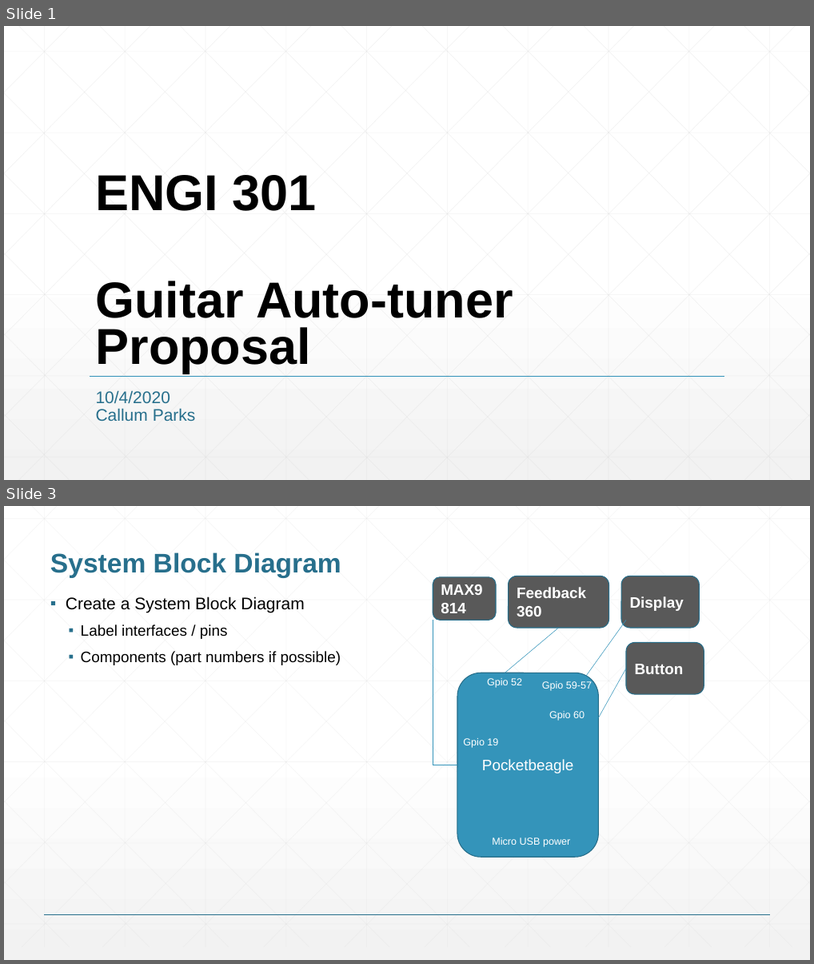
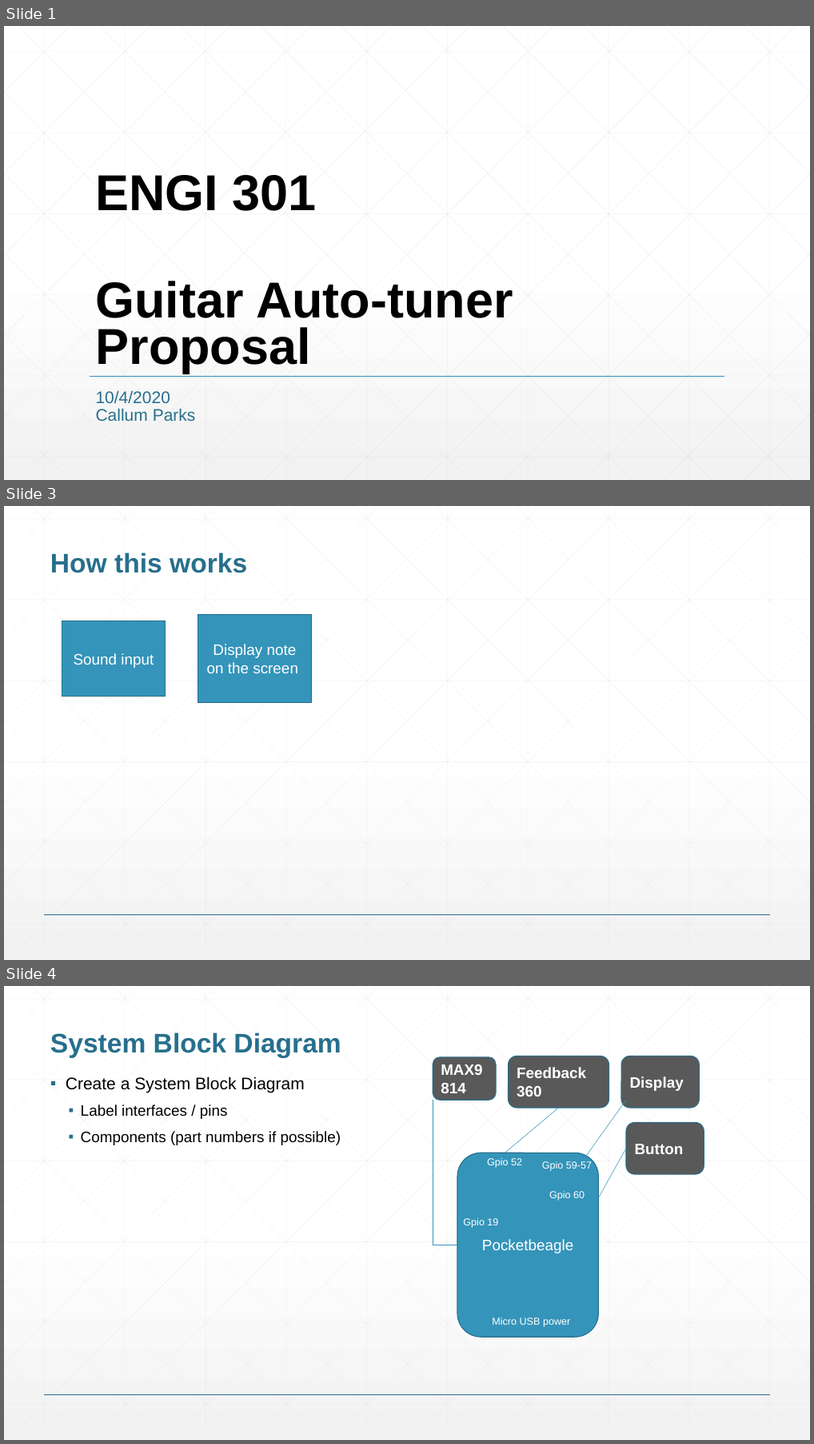
Before and after one commit to callumparks/ENGI301, a slide deck: ENGI301_project_proposal.pptx. Shown one above the other, each under a label of ours: slides 1 and 3 before the commit, slides 1, 3 and 4 after it; the slides between them are not shown. The pictures are 814x964 and 814x1444 pixels, drawn with LibreOffice and Linux fonts; fonts in the diff are those of the drawing. Boxes give left, top, right and bottom in pixels: in the first picture for what was removed or moved away, otherwise in the second. Text is boxed around its words. In the diff, an @@ line names an element or a change of style, - is before the commit and + after.

```diff
--- a/ENGI301_project_proposal.pptx
+++ b/ENGI301_project_proposal.pptx
@@ slide 3 added at [4,506,810,960], background gradient #FFFFFF to #F2F2F2; not listed: 47 template elements that a slide beside it also shows @@
@@ title added at [50,552,247,573], 32 pt, text #276F8B, bold @@
+How this works
@@ rectangle added at [62,621,166,696], fill #3494BA, outline #266D8A 1 pt, 18 pt, text #FFFFFF @@
+Sound input
@@ rectangle added at [198,614,312,703], fill #3494BA, outline #266D8A 1 pt, 18 pt, text #FFFFFF @@
+Display note on the screen
@@ what was slide 3 is now slide 4 @@
```
Also in this commit, not shown: 1 slide changed.
